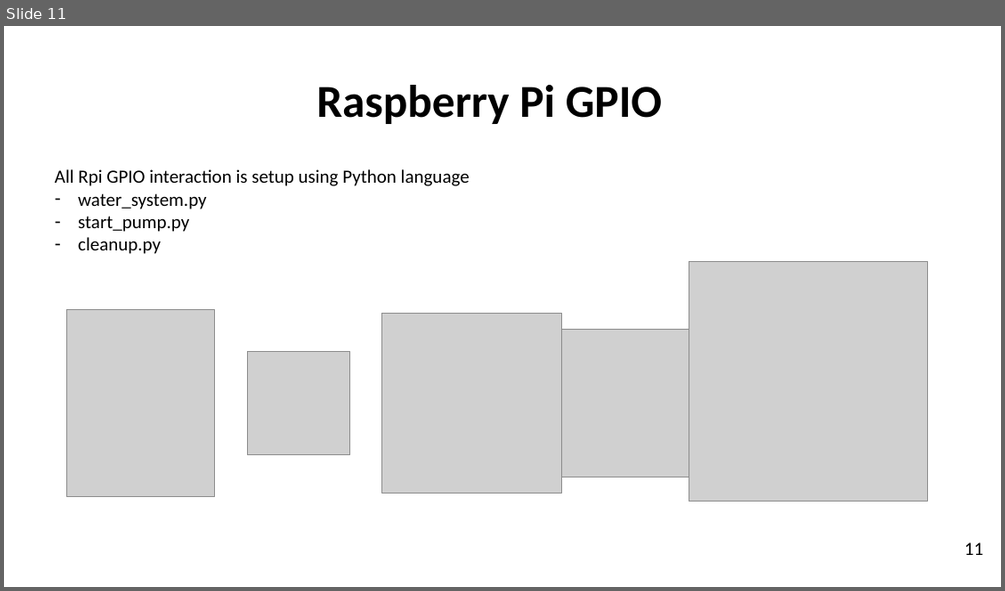
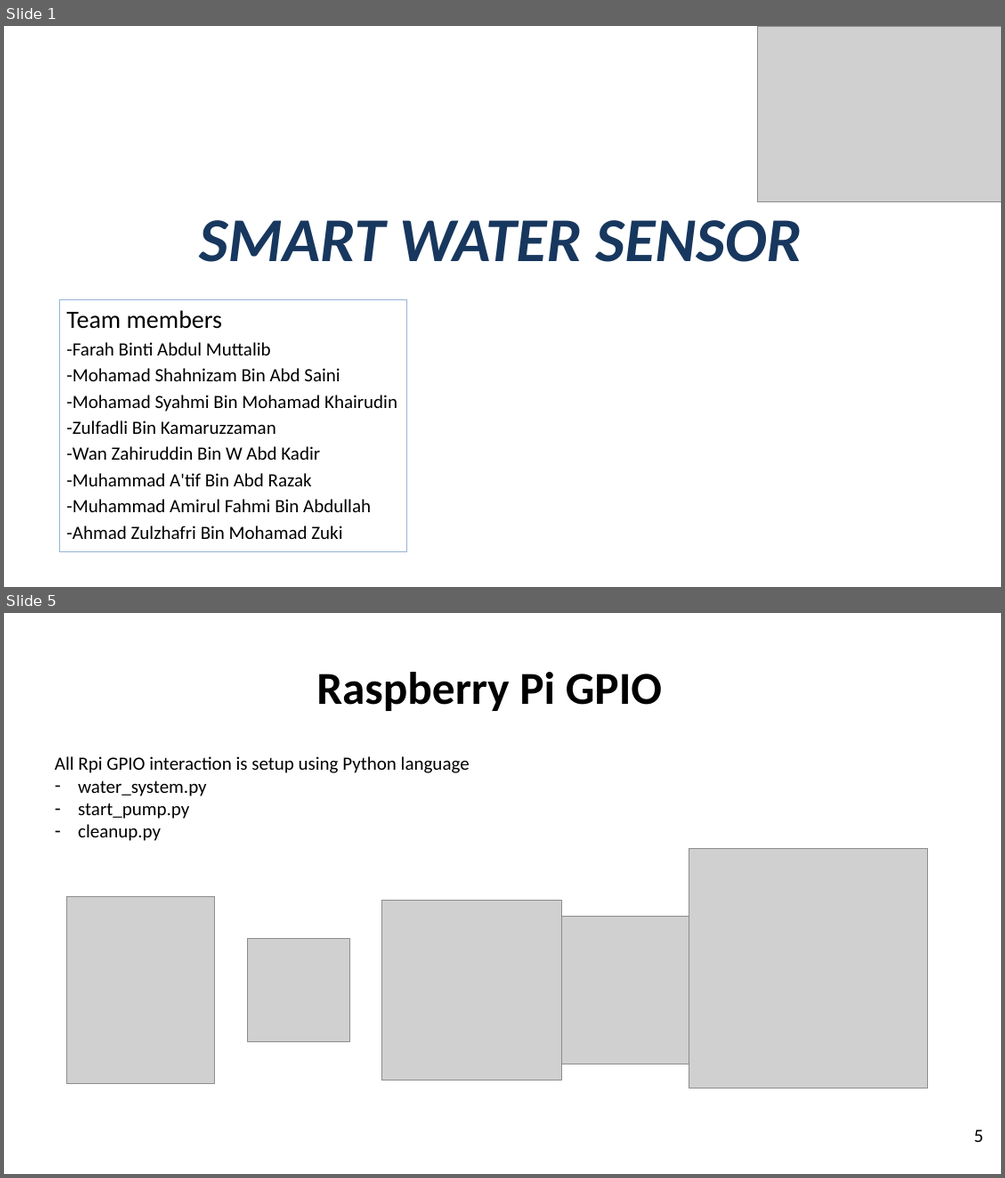
Before and after one commit to SoftwareEgineeringWaterDetectionSystem/Smart_Water_Level_Detection_System, a slide deck: software engineering slide.pptx. Shown one above the other, each under a label of ours: slide 11 before the commit, slides 1 and 5 after it; the slides between them are not shown. The pictures are 1005x591 and 1005x1178 pixels, drawn with LibreOffice and Linux fonts; fonts in the diff are those of the drawing; grey boxes stand for pictures; background and template pictures are left out. Boxes give left, top, right and bottom in pixels: in the first picture for what was removed or moved away, otherwise in the second. Text is boxed around its words. In the diff, an @@ line names an element or a change of style, - is before the commit and + after.

```diff
--- a/software engineering slide.pptx
+++ b/software engineering slide.pptx
@@ slide 1 added at (4, 26, 1001, 587), background picture (left out) @@
@@ picture added at (758, 26, 1001, 202) @@
@@ title added at (199, 220, 801, 262), 60 pt, text #17375E, bold, italic @@
+SMART WATER SENSOR
@@ text added at (59, 300, 407, 553), outline #95B3D7 0.75 pt, 18 pt, text #000000 @@
+Team members
+-Farah Binti Abdul Muttalib
+-Mohamad Shahnizam Bin Abd Saini
+-Mohamad Syahmi Bin Mohamad Khairudin
+-Zulfadli Bin Kamaruzzaman
+-Wan Zahiruddin Bin W Abd Kadir
+-Muhammad A'tif Bin Abd Razak
+-Muhammad Amirul Fahmi Bin Abdullah
+-Ahmad Zulzhafri Bin Mohamad Zuki
@@ what was slide 11 is now slide 5 @@
@@ page number at (974, 1129, 984, 1142): text changed @@
-11
+5
```
Also in this commit, not shown: 8 slides changed, 2 other slides added, 1 other file.
